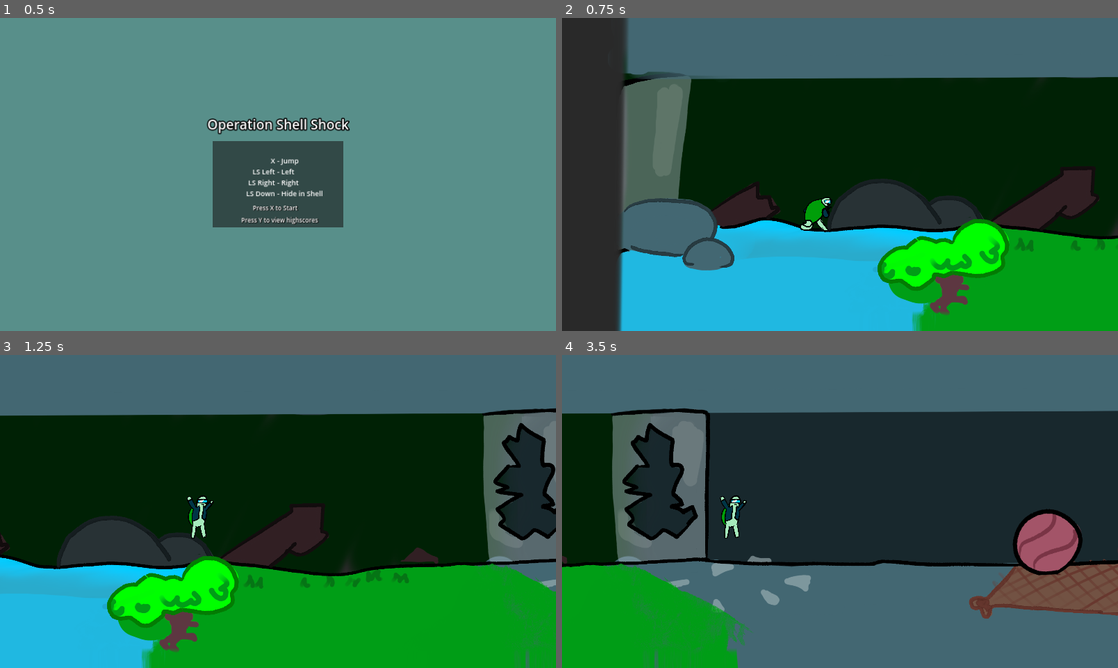
Above: before the commit, frames 1-4 (two rows, left to right).
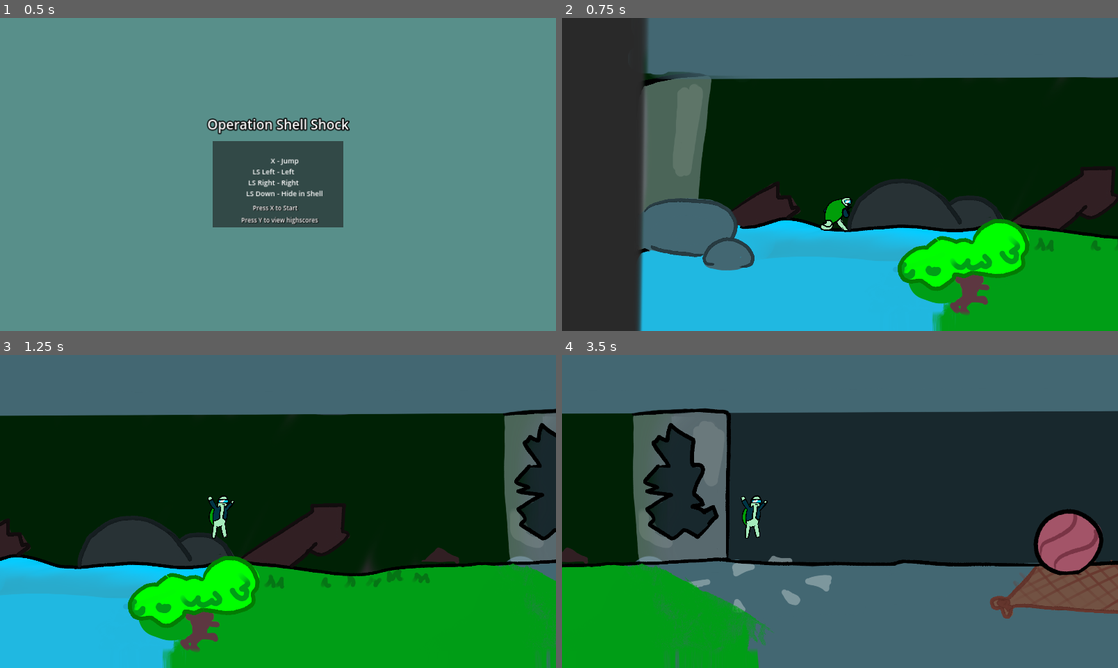
Above: after the commit, the same moments.

Repository: isterkvarn/operation_shell_shock
Game: Godot game, scene res://menus/main_menu/main_menu.tscn
Two runs of this game, one before a commit and one after it. Both use one fixed random seed, a clock stepped at 60 frames per second and the inputs below.
Inputs:
- Up to frame 1 (0.5 s): no input
- Up to frame 2 (0.75 s): tap X (start) at 0.5 s; hold D (ss_right) from 0.53 s (still down); tap Y (highscores) at 0.6 s
- Up to frame 3 (1.25 s): keep holding D (ss_right); tap W (ss_jump) at 0.77 s
- Up to frame 4 (3.5 s): tap X (start) at 1.35 s; tap W (ss_jump) at 1.52, 3.02 s; release D (ss_right) at 2.03 s; hold A (ss_left) 2.03-2.78 s; hold J (switch_state) 2.03-2.78 s; hold D (ss_right) from 2.78 s (still down); tap Y (highscores) at 2.85 s

Frame 1 is identical in both runs. In frame 2, 15% of the frame differs, in the area x 10-100%, y 0-100%; in frame 3, 14%; in frame 4, 14%.

Commit message:
feat: lerp camera movement

Diff:
--- a/player/camera/camera.gd
+++ b/player/camera/camera.gd
@@ -4,7 +4,7 @@
 var _x_offset: float = 0.0
 var _max_x_offset: float = 500
 var _min_x_offset: float = -200
-
+var _x_lerp_weight: float = 0.25
 
 @onready var player = $".."
 
@@ -13,4 +13,6 @@
 	_x_offset += Input.get_axis("ss_left", "ss_right") * delta * _offset_sensitivity
 	_x_offset = clamp(_x_offset, _min_x_offset, _max_x_offset)
 
-	position.x = player.global_position.x + _x_offset
+
+
+	position.x = lerp(position.x, player.global_position.x + _x_offset, _x_lerp_weight)
